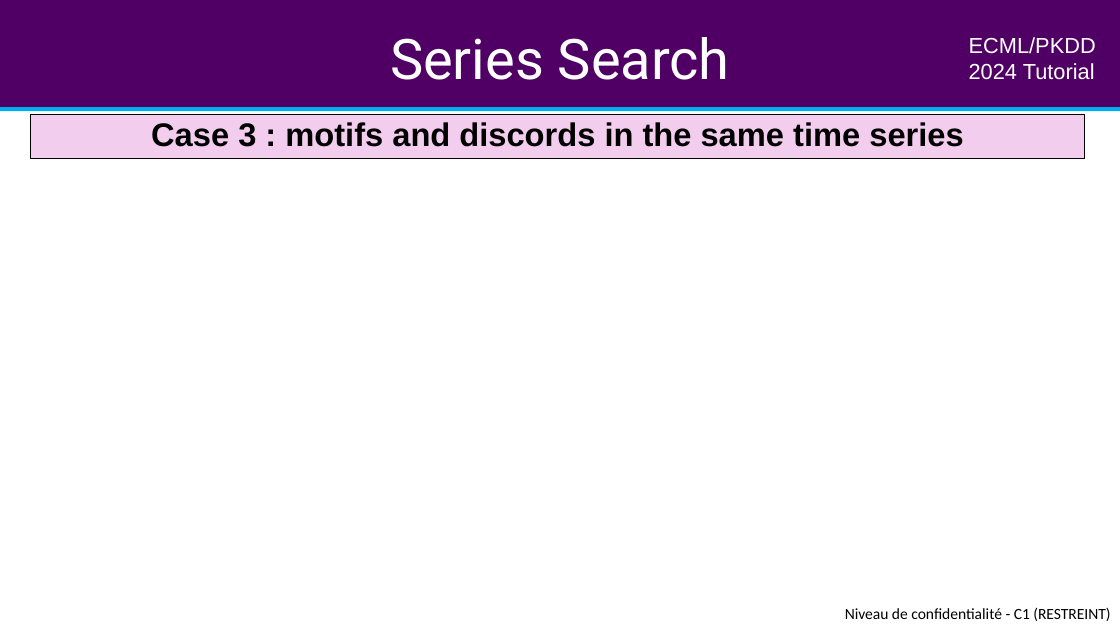
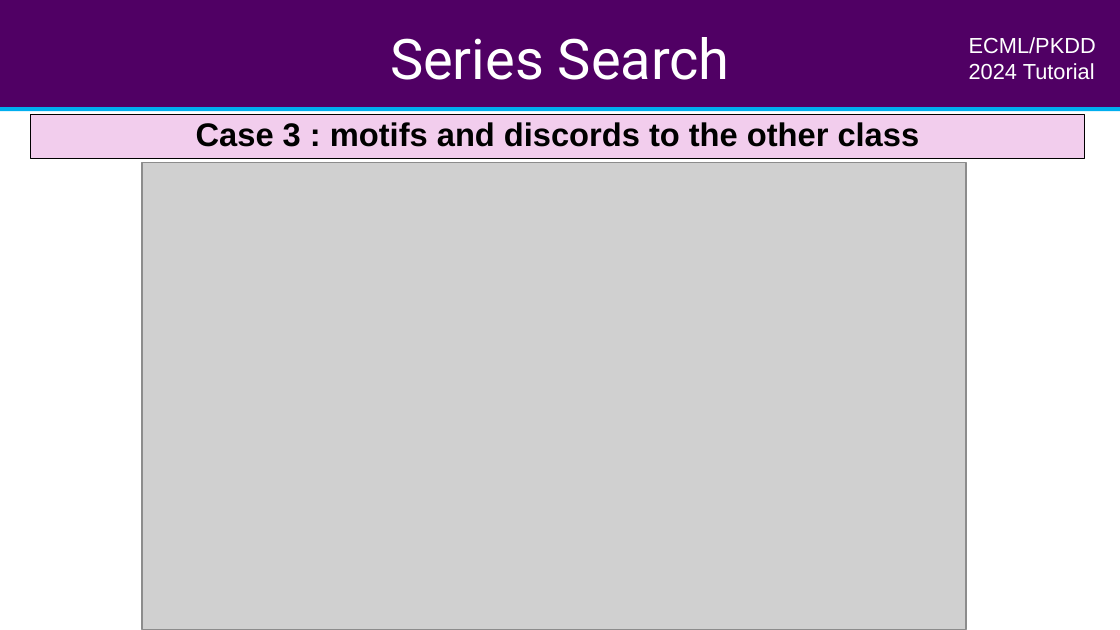
Before and after one commit to aeon-toolkit/aeon-tutorials, a slide deck: slide 16 of ECML-2024/Slides/part4_similarity_search.pptx. Drawn at 1120x630 pixels with LibreOffice and Linux fonts; fonts in the diff are those of the drawing; grey boxes stand for pictures. Boxes give left, top, right and bottom in pixels: in the first picture for what was removed or moved away, otherwise in the second. Text is boxed around its words. In the diff, an @@ line names an element or a change of style, - is before the commit and + after.

```diff
--- a/ECML-2024/Slides/part4_similarity_search.pptx
+++ b/ECML-2024/Slides/part4_similarity_search.pptx
@@ text in rectangle at (196, 122, 920, 147): text changed @@
-Case 3 : motifs and discords in the same time series
+Case 3 : motifs and discords to the other class
@@ picture added at (142, 162, 967, 629) @@
@@ rectangle added at (832, 604, 1120, 628), fill #FFFFFF, outline #FFFFFF 2 pt @@
```
Also in this commit, not shown: 20 other slides changed, 1 slide added.
